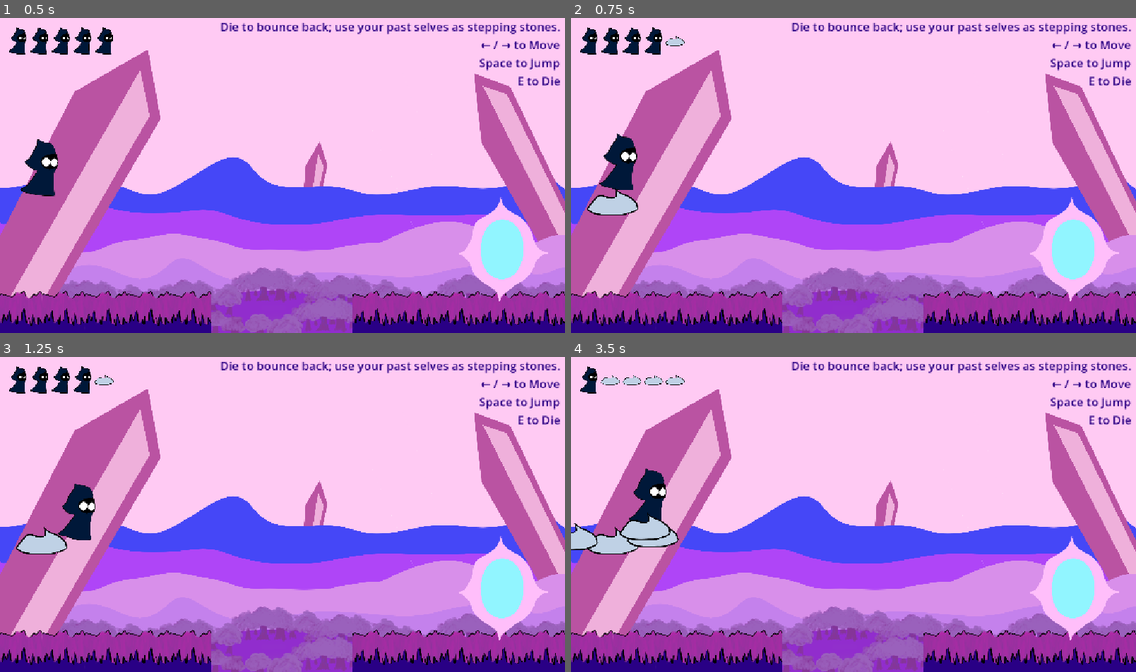
Above: before the commit, frames 1-4 (two rows, left to right).
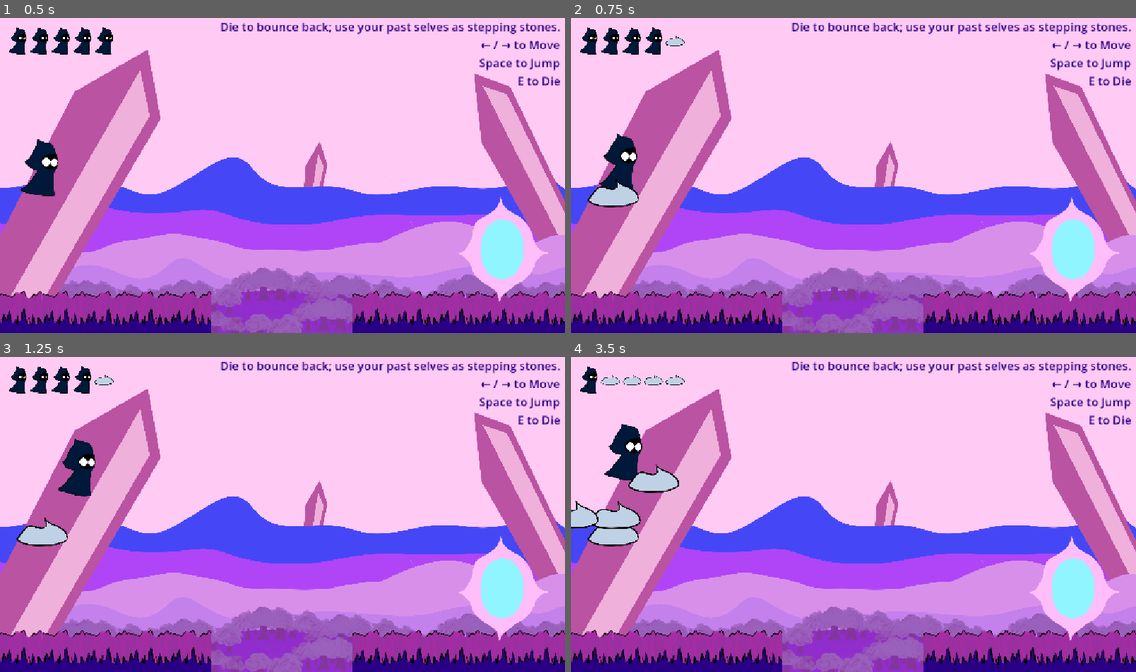
Above: after the commit, the same moments.

Repository: tomateaux/Haven-2026
Game: Godot game, scene res://Level1.tscn
Two runs of this game, one before a commit and one after it. Both use one fixed random seed, a clock stepped at 60 frames per second and the inputs below. This scene is started directly instead of the project's main scene.
Inputs:
- Up to frame 1 (0.5 s): no input
- Up to frame 2 (0.75 s): tap Enter (ui_accept) at 0.5 s; hold Right (ui_right) from 0.53 s (still down); tap E (die) at 0.6 s
- Up to frame 3 (1.25 s): keep holding Right (ui_right); tap Enter (ui_accept) at 0.77 s
- Up to frame 4 (3.5 s): tap E (die) at 1.35, 2.1, 2.85 s; tap Enter (ui_accept) at 1.52, 3.02 s; release Right (ui_right) at 2.03 s; hold Left (ui_left) 2.03-2.78 s; hold Right (ui_right) from 2.78 s (still down)

Frame 1 is identical in both runs. In frame 2, 0.6% of the frame differs, in the area x 2-12%, y 51-63%; in frame 3, 1.9%; in frame 4, 3.6%, in the area x 0-20%, y 21-63%.

Commit message:
fix: adjust Player and Corpse shape

Diff:
--- a/Corpse.tscn
+++ b/Corpse.tscn
@@ -2,16 +2,18 @@
 
 [ext_resource type="Texture2D" uid="uid://bheoqjbnxu1k8" path="res://Dead_Character.png" id="1_ryd4o"]
 
-[sub_resource type="RectangleShape2D" id="RectangleShape2D_coidh"]
-size = Vector2(278.625, 116)
+[sub_resource type="CapsuleShape2D" id="CapsuleShape2D_ryd4o"]
+radius = 57.0
+height = 246.0
 
 [node name="StaticBody2D" type="StaticBody2D" unique_id=633431806]
 
 [node name="Sprite2D" type="Sprite2D" parent="." unique_id=812377052]
-position = Vector2(0, 150)
+position = Vector2(4, 105)
 scale = Vector2(0.3, 0.3)
 texture = ExtResource("1_ryd4o")
 
 [node name="CollisionShape2D" type="CollisionShape2D" parent="." unique_id=1565418913]
-position = Vector2(5, 119)
-shape = SubResource("RectangleShape2D_coidh")
+position = Vector2(4, 72)
+rotation = 1.5707964
+shape = SubResource("CapsuleShape2D_ryd4o")
--- a/Player.tscn
+++ b/Player.tscn
@@ -427,7 +427,7 @@
 texture = ExtResource("3_cxr5p")
 
 [node name="CollisionShape2D" type="CollisionShape2D" parent="." unique_id=924741065]
-position = Vector2(0, -22.625)
+position = Vector2(0, -19.625)
 shape = SubResource("RectangleShape2D_coidh")
 
 [node name="Outline" type="AnimatedSprite2D" parent="." unique_id=240133860]
